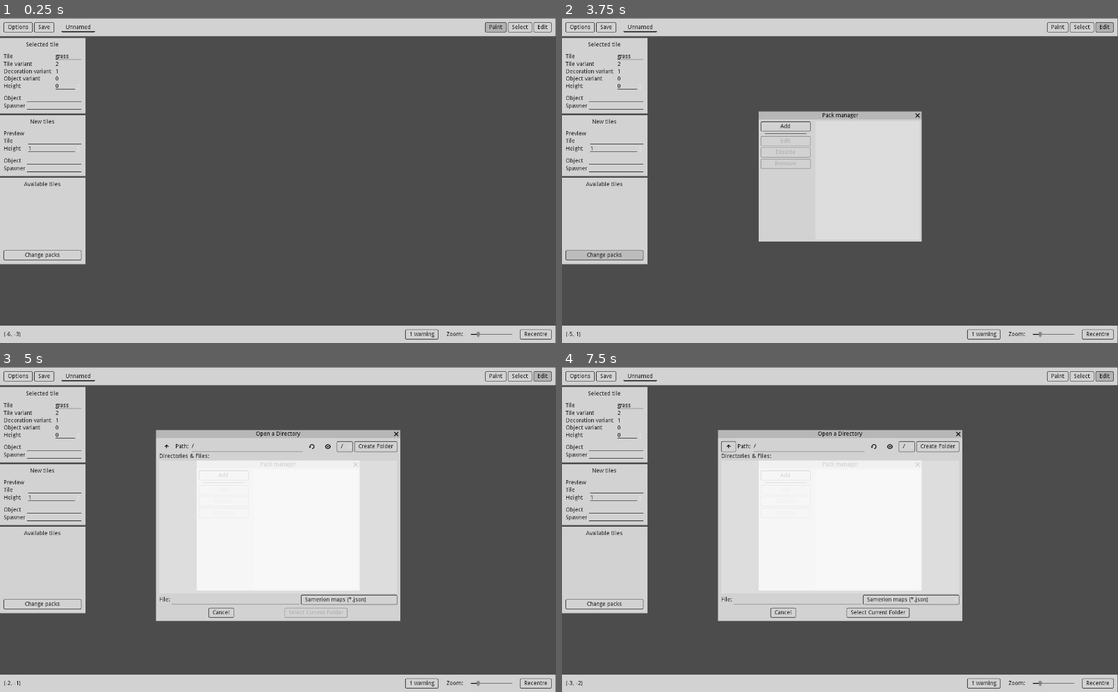
Above: before the commit, frames 1-4 (two rows, left to right).
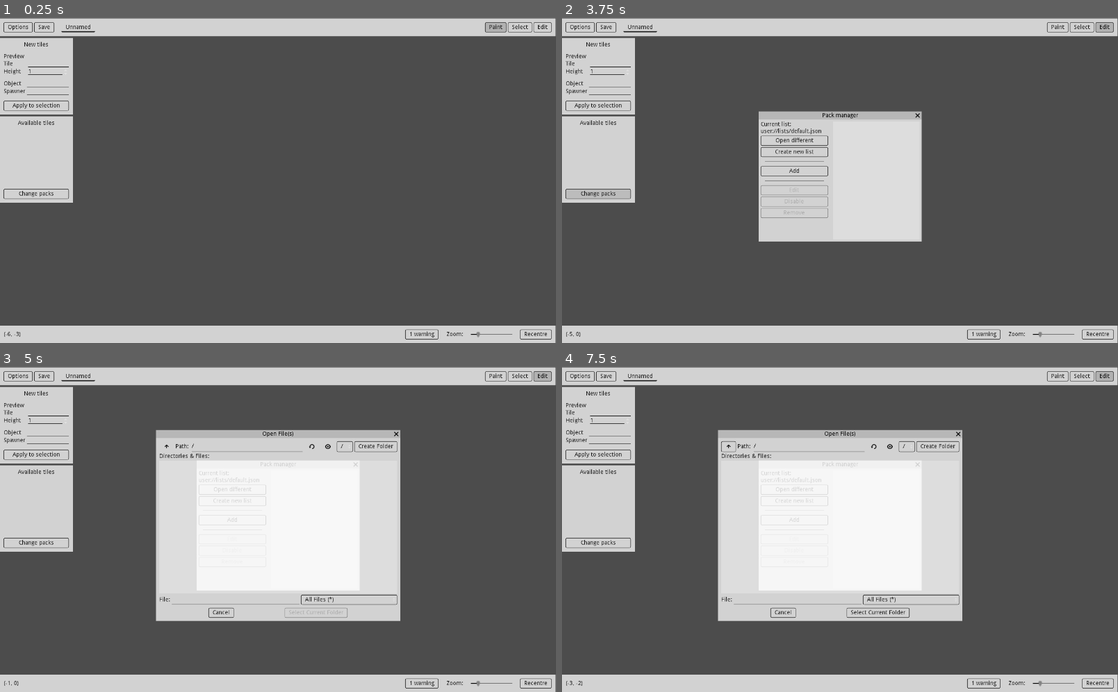
Above: after the commit, the same moments.

Repository: ArthaTi/SamerionTools
Game: Godot game, scene res://src/Editor/Editor.tscn
Same seed, same stepped clock (60 frames per second), same inputs: the game is played once before the commit and once after it.
Inputs (mouse positions are in pixels of both pictures, inside the frame that each line leads up to):
- Up to frame 1 (0.25 s): no input
- Up to frame 2 (3.75 s): click "Paint" at 0.5 s; click (600, 105) at 1.25 s, where only the run after the commit has a clickable "Apply to selection"; click "Select" at 2 s; click "Edit" at 2.75 s; click "Change packs" at 3.5 s
- Up to frame 3 (5 s): click "Add" at 4.25 s
- Up to frame 4 (7.5 s): click (795, 490) at 5 s, where only the run after the commit has a clickable "Open different"; click (795, 500) at 5.75 s, where only the run after the commit has a clickable "Create new list"; click (795, 500) at 6.5 s, where only the run after the commit has a clickable "Create new list"; click (728, 445) at 7.25 s

The runs differ from the first frame. In frame 1, 5.1% of the frame differs, in the area x 0-16%, y 5-76%; in frame 2, 6.0%, in the area x 0-48%, y 5-98%; in frame 3, 5.4%; in frame 4, 5.4%.

Commit message:
Add pack list support

Diff:
--- a/src/AreaDisplay/AreaDisplay.gd
+++ b/src/AreaDisplay/AreaDisplay.gd
@@ -22,7 +22,7 @@
 	# Return the tile
 	return coords[pos] if pos in coords else null
 
-func set_tile(pos: Vector2, tile: String, height: float = 1):
+func set_tile(pos: Vector2, tile: String, height: float = 1) -> Cell:
 
 	# Create the cell
 	var cell = Cell.new(tile, map.variant_seed + ((size.end.x-size.position.x)*pos.y + pos.x)*2)
@@ -32,6 +32,8 @@
 	cell.map_position = pos
 
 	import_cell(cell)
+
+	return cell
 
 func import_cell(cell):
 
--- a/src/AreaDisplay/Cell.gd
+++ b/src/AreaDisplay/Cell.gd
@@ -61,6 +61,8 @@
 
 	update_position()
 
+	PackLoader.connect("pack_loaded", self, "generate_variants", [0])
+
 # TODO: instead of bruting through cells, add a mapping of height-corrected coords somewhere
 func _unhandled_input(event: InputEvent) -> void:
 
@@ -82,7 +84,7 @@
 	if not is_in_group("selected"): return
 
 	# Get texture size
-	var texture_size := texture.get_size()
+	var texture_size := Vector2(target_size, target_size) / scale
 
 	# Draw the square
 	draw_rect(
--- a/src/Editor/AvailableTiles.gd
+++ b/src/Editor/AvailableTiles.gd
@@ -4,7 +4,14 @@
 
 	$Packs.connect("pressed", self, "open_pack_manager")
 
+	PackLoader.connect("list_changed", self, "list_changed")
 	PackLoader.connect("pack_loaded", self, "load_pack")
+
+	# Load packs
+	list_changed()
+	for pack in PackLoader.packs:
+
+		load_pack(pack)
 
 func open_pack_manager() -> void:
 
@@ -12,6 +19,14 @@
 
 	pack_manager.show()
 	pack_manager.grab_focus()
+
+func list_changed(_path = ""):
+
+	var tiles = $ScrollContainer/Tile
+
+	for child in tiles.get_children():
+
+		tiles.remove_child(child)
 
 func load_pack(path: String):
 
--- a/src/Editor/Editor.tres
+++ b/src/Editor/Editor.tres
@@ -188,7 +188,7 @@
 Button/styles/hover = SubResource( 3 )
 Button/styles/normal = SubResource( 4 )
 Button/styles/pressed = SubResource( 5 )
-HSeparator/constants/separation = 4
+HSeparator/constants/separation = 15
 HSeparator/styles/separator = SubResource( 18 )
 HSlider/icons/grabber = null
 HSlider/icons/grabber_disabled = null
--- a/src/Editor/Editor.tscn
+++ b/src/Editor/Editor.tscn
@@ -106,160 +106,16 @@
 
 [node name="Menus" type="VBoxContainer" parent="UI/Wrapper"]
 margin_top = 48.0
-margin_right = 211.0
-margin_bottom = 605.0
+margin_right = 180.0
+margin_bottom = 454.0
 size_flags_horizontal = 0
 __meta__ = {
 "_edit_use_anchors_": false
 }
 
-[node name="SelectedTiles" type="PanelContainer" parent="UI/Wrapper/Menus"]
-margin_right = 211.0
-margin_bottom = 186.0
-__meta__ = {
-"_edit_use_anchors_": false
-}
-
-[node name="Wrapper" type="VBoxContainer" parent="UI/Wrapper/Menus/SelectedTiles"]
-margin_left = 10.0
-margin_top = 10.0
-margin_right = 201.0
-margin_bottom = 176.0
-custom_constants/separation = 15
-
-[node name="Label" type="Label" parent="UI/Wrapper/Menus/SelectedTiles/Wrapper"]
-margin_right = 191.0
-margin_bottom = 14.0
-text = "Selected tile"
-align = 1
-
-[node name="Tile" type="GridContainer" parent="UI/Wrapper/Menus/SelectedTiles/Wrapper"]
-margin_top = 29.0
-margin_right = 191.0
-margin_bottom = 117.0
-custom_constants/hseparation = 10
-columns = 2
-__meta__ = {
-"_edit_use_anchors_": false
-}
-
-[node name="TileLabel" type="Label" parent="UI/Wrapper/Menus/SelectedTiles/Wrapper/Tile"]
-margin_right = 117.0
-margin_bottom = 14.0
-text = "Tile"
-
-[node name="Tile" type="LineEdit" parent="UI/Wrapper/Menus/SelectedTiles/Wrapper/Tile"]
-margin_left = 127.0
-margin_right = 191.0
-margin_bottom = 15.0
-size_flags_horizontal = 3
-text = "grass"
-caret_blink = true
-
-[node name="TileVariantLabel" type="Label" parent="UI/Wrapper/Menus/SelectedTiles/Wrapper/Tile"]
-margin_top = 19.0
-margin_right = 117.0
-margin_bottom = 33.0
-text = "Tile variant"
-
-[node name="TileVariant" type="Label" parent="UI/Wrapper/Menus/SelectedTiles/Wrapper/Tile"]
-margin_left = 127.0
-margin_top = 19.0
-margin_right = 191.0
-margin_bottom = 33.0
-text = "2"
-__meta__ = {
-"_edit_use_anchors_": false
-}
-
-[node name="DecorationLabel" type="Label" parent="UI/Wrapper/Menus/SelectedTiles/Wrapper/Tile"]
-margin_top = 37.0
-margin_right = 117.0
-margin_bottom = 51.0
-text = "Decoration variant"
-
-[node name="Decoration" type="Label" parent="UI/Wrapper/Menus/SelectedTiles/Wrapper/Tile"]
-margin_left = 127.0
-margin_top = 37.0
-margin_right = 191.0
-margin_bottom = 51.0
-text = "1"
-
-[node name="ObjectVariantLabel" type="Label" parent="UI/Wrapper/Menus/SelectedTiles/Wrapper/Tile"]
-margin_top = 55.0
-margin_right = 117.0
-margin_bottom = 69.0
-text = "Object variant"
-__meta__ = {
-"_edit_use_anchors_": false
-}
-
-[node name="DecorationLabel3" type="Label" parent="UI/Wrapper/Menus/SelectedTiles/Wrapper/Tile"]
-margin_left = 127.0
-margin_top = 55.0
-margin_right = 191.0
-margin_bottom = 69.0
-text = "0"
-__meta__ = {
-"_edit_use_anchors_": false
-}
-
-[node name="HeightLabel" type="Label" parent="UI/Wrapper/Menus/SelectedTiles/Wrapper/Tile"]
-margin_top = 73.0
-margin_right = 117.0
-margin_bottom = 87.0
-text = "Height"
-
-[node name="Height" type="SpinBox" parent="UI/Wrapper/Menus/SelectedTiles/Wrapper/Tile"]
-margin_left = 127.0
-margin_top = 73.0
-margin_right = 191.0
-margin_bottom = 88.0
-size_flags_horizontal = 3
-min_value = -100.0
-step = 0.1
-allow_greater = true
-allow_lesser = true
-
-[node name="Object" type="GridContainer" parent="UI/Wrapper/Menus/SelectedTiles/Wrapper"]
-margin_top = 132.0
-margin_right = 191.0
-margin_bottom = 166.0
-columns = 2
-__meta__ = {
-"_edit_use_anchors_": false
-}
-
-[node name="ObjectLabel" type="Label" parent="UI/Wrapper/Menus/SelectedTiles/Wrapper/Object"]
-margin_right = 53.0
-margin_bottom = 14.0
-text = "Object"
-
-[node name="Object" type="LineEdit" parent="UI/Wrapper/Menus/SelectedTiles/Wrapper/Object"]
-margin_left = 57.0
-margin_right = 191.0
-margin_bottom = 15.0
-size_flags_horizontal = 3
-caret_blink = true
-
-[node name="SpawnerLabel" type="Label" parent="UI/Wrapper/Menus/SelectedTiles/Wrapper/Object"]
-margin_top = 19.0
-margin_right = 53.0
-margin_bottom = 33.0
-text = "Spawner"
-
-[node name="Spawner" type="LineEdit" parent="UI/Wrapper/Menus/SelectedTiles/Wrapper/Object"]
-margin_left = 57.0
-margin_top = 19.0
-margin_right = 191.0
-margin_bottom = 34.0
-size_flags_horizontal = 3
-caret_blink = true
-
 [node name="NewTiles" type="PanelContainer" parent="UI/Wrapper/Menus"]
-margin_top = 190.0
-margin_right = 211.0
-margin_bottom = 340.0
+margin_right = 180.0
+margin_bottom = 189.0
 grow_horizontal = 0
 script = ExtResource( 8 )
 __meta__ = {
@@ -269,20 +125,20 @@
 [node name="Wrapper" type="VBoxContainer" parent="UI/Wrapper/Menus/NewTiles"]
 margin_left = 10.0
 margin_top = 10.0
-margin_right = 201.0
-margin_bottom = 140.0
+margin_right = 170.0
+margin_bottom = 179.0
 mouse_filter = 2
 custom_constants/separation = 15
 
 [node name="Label" type="Label" parent="UI/Wrapper/Menus/NewTiles/Wrapper"]
-margin_right = 191.0
+margin_right = 160.0
 margin_bottom = 14.0
 text = "New tiles"
 align = 1
 
 [node name="Tile" type="GridContainer" parent="UI/Wrapper/Menus/NewTiles/Wrapper"]
 margin_top = 29.0
-margin_right = 191.0
+margin_right = 160.0
 margin_bottom = 81.0
 custom_constants/hseparation = 10
 columns = 2
@@ -297,7 +153,7 @@
 
 [node name="Preview" type="TextureRect" parent="UI/Wrapper/Menus/NewTiles/Wrapper/Tile"]
 margin_left = 60.0
-margin_right = 191.0
+margin_right = 160.0
 margin_bottom = 14.0
 stretch_mode = 6
 
@@ -310,7 +166,7 @@
 [node name="Tile" type="LineEdit" parent="UI/Wrapper/Menus/NewTiles/Wrapper/Tile"]
 margin_left = 60.0
 margin_top = 18.0
-margin_right = 191.0
+margin_right = 160.0
 margin_bottom = 33.0
 size_flags_horizontal = 3
 caret_blink = true
@@ -324,7 +180,7 @@
 [node name="Height" type="SpinBox" parent="UI/Wrapper/Menus/NewTiles/Wrapper/Tile"]
 margin_left = 60.0
 margin_top = 37.0
-margin_right = 191.0
+margin_right = 160.0
 margin_bottom = 52.0
 size_flags_horizontal = 3
 min_value = -100.0
@@ -334,7 +190,7 @@
 
 [node name="Object" type="GridContainer" parent="UI/Wrapper/Menus/NewTiles/Wrapper"]
 margin_top = 96.0
-margin_right = 191.0
+margin_right = 160.0
 margin_bottom = 130.0
 columns = 2
 __meta__ = {
@@ -348,7 +204,7 @@
 
 [node name="Object" type="LineEdit" parent="UI/Wrapper/Menus/NewTiles/Wrapper/Object"]
 margin_left = 57.0
-margin_right = 191.0
+margin_right = 160.0
 margin_bottom = 15.0
 size_flags_horizontal = 3
 caret_blink = true
@@ -362,16 +218,23 @@
 [node name="Spawner" type="LineEdit" parent="UI/Wrapper/Menus/NewTiles/Wrapper/Object"]
 margin_left = 57.0
 margin_top = 19.0
-margin_right = 191.0
+margin_right = 160.0
 margin_bottom = 34.0
 size_flags_horizontal = 3
 caret_blink = true
 
+[node name="Apply" type="Button" parent="UI/Wrapper/Menus/NewTiles/Wrapper"]
+margin_top = 145.0
+margin_right = 160.0
+margin_bottom = 169.0
+text = "Apply to selection"
+
 [node name="Pack" type="PanelContainer" parent="UI/Wrapper/Menus"]
-margin_top = 344.0
-margin_right = 211.0
-margin_bottom = 557.0
+margin_top = 193.0
+margin_right = 180.0
+margin_bottom = 406.0
 grow_horizontal = 0
+rect_min_size = Vector2( 180, 0 )
 __meta__ = {
 "_edit_use_anchors_": false
 }
@@ -379,20 +242,20 @@
 [node name="Wrapper" type="VBoxContainer" parent="UI/Wrapper/Menus/Pack"]
 margin_left = 10.0
 margin_top = 10.0
-margin_right = 201.0
+margin_right = 170.0
 margin_bottom = 203.0
 custom_constants/separation = 15
 script = ExtResource( 12 )
 
 [node name="Label" type="Label" parent="UI/Wrapper/Menus/Pack/Wrapper"]
-margin_right = 191.0
+margin_right = 160.0
 margin_bottom = 14.0
 text = "Available tiles"
 align = 1
 
 [node name="ScrollContainer" type="ScrollContainer" parent="UI/Wrapper/Menus/Pack/Wrapper"]
 margin_top = 29.0
-margin_right = 191.0
+margin_right = 160.0
 margin_bottom = 154.0
 rect_min_size = Vector2( 0, 125 )
 size_flags_horizontal = 3
@@ -400,7 +263,7 @@
 scroll_horizontal_enabled = false
 
 [node name="Tile" type="GridContainer" parent="UI/Wrapper/Menus/Pack/Wrapper/ScrollContainer"]
-margin_right = 191.0
+margin_right = 160.0
 margin_bottom = 125.0
 size_flags_horizontal = 3
 size_flags_vertical = 3
@@ -413,7 +276,7 @@
 
 [node name="Packs" type="Button" parent="UI/Wrapper/Menus/Pack/Wrapper"]
 margin_top = 169.0
-margin_right = 191.0
+margin_right = 160.0
 margin_bottom = 193.0
 text = "Change packs"
 
@@ -505,42 +368,71 @@
 }
 
 [node name="Buttons" type="VBoxContainer" parent="UI/PackManager/Split"]
-margin_right = 122.0
+margin_right = 165.0
 margin_bottom = 290.0
 
+[node name="CurrentList" type="Label" parent="UI/PackManager/Split/Buttons"]
+margin_right = 165.0
+margin_bottom = 14.0
+autowrap = true
+
+[node name="OpenList" type="Button" parent="UI/PackManager/Split/Buttons"]
+margin_top = 18.0
+margin_right = 165.0
+margin_bottom = 42.0
+text = "Open different"
+__meta__ = {
+"_edit_use_anchors_": false
+}
+
+[node name="CreateList" type="Button" parent="UI/PackManager/Split/Buttons"]
+margin_top = 46.0
+margin_right = 165.0
+margin_bottom = 70.0
+text = "Create new list"
+__meta__ = {
+"_edit_use_anchors_": false
+}
+
+[node name="Separator2" type="HSeparator" parent="UI/PackManager/Split/Buttons"]
+margin_top = 74.0
+margin_right = 165.0
+margin_bottom = 89.0
+
 [node name="Add" type="Button" parent="UI/PackManager/Split/Buttons"]
-margin_right = 122.0
-margin_bottom = 24.0
+margin_top = 93.0
+margin_right = 165.0
+margin_bottom = 117.0
 text = "Add"
 
 [node name="Separator" type="HSeparator" parent="UI/PackManager/Split/Buttons"]
-margin_top = 28.0
-margin_right = 122.0
-margin_bottom = 32.0
+margin_top = 121.0
+margin_right = 165.0
+margin_bottom = 136.0
 
 [node name="Edit" type="Button" parent="UI/PackManager/Split/Buttons"]
-margin_top = 36.0
-margin_right = 122.0
-margin_bottom = 60.0
+margin_top = 140.0
+margin_right = 165.0
+margin_bottom = 164.0
 disabled = true
 text = "Edit"
 
 [node name="Toggle" type="Button" parent="UI/PackManager/Split/Buttons"]
-margin_top = 64.0
-margin_right = 122.0
-margin_bottom = 88.0
+margin_top = 168.0
+margin_right = 165.0
+margin_bottom = 192.0
 disabled = true
 text = "Disable"
 
 [node name="Remove" type="Button" parent="UI/PackManager/Split/Buttons"]
-margin_top = 92.0
-margin_right = 122.0
-margin_bottom = 116.0
+margin_top = 196.0
+margin_right = 165.0
+margin_bottom = 220.0
 disabled = true
 text = "Remove"
 
 [node name="Packs" type="ItemList" parent="UI/PackManager/Split"]
-margin_left = 134.0
+margin_left = 177.0
 margin_right = 390.0
 margin_bottom = 290.0
 allow_reselect = true
@@ -557,9 +449,9 @@
 theme = ExtResource( 10 )
 window_title = "Open File(s)"
 resizable = true
+mode_overrides_title = false
 mode = 1
 access = 2
-filters = PoolStringArray( "*.json ; Samerion maps" )
 current_dir = "/"
 current_path = "/"
 __meta__ = {
--- a/src/Editor/NewTiles.gd
+++ b/src/Editor/NewTiles.gd
@@ -11,10 +11,13 @@
 	$Wrapper/Tile/Tile.connect("text_changed", self, "input")
 	$Wrapper/Tile/Height.connect("value_changed", self, "input")
 
+	# Connect buttons
+	$Wrapper/Apply.connect("pressed", self, "apply")
+
 	# Subscribe to tile updates
 	paint.connect("preview_cell_updated", self, "updated")
 
-func input(_text = ""):
+func input(_text = "") -> void:
 
 	preview.type = $Wrapper/Tile/Tile.text
 	preview.height = $Wrapper/Tile/Height.value
@@ -25,7 +28,7 @@
 	# Update tile preview
 	$Wrapper/Tile/Preview.texture = preview.texture
 
-func updated():
+func updated() -> void:
 
 	# Check if type changed
 	if $Wrapper/Tile/Tile.text != paint.preview_cell.type:
@@ -38,3 +41,11 @@
 	# Check if height changed
 	if $Wrapper/Tile/Height.value != paint.preview_cell.height:
 		$Wrapper/Tile/Height.value = paint.preview_cell.height
+
+func apply() -> void:
+
+	# Get each selected tool
+	for cell in get_tree().get_nodes_in_group("selected"):
+
+		# Paint them and select
+		EditorApi.tools.get_node("Paint").paint_tile(cell.map_position).select()
--- a/src/Editor/PackManager.gd
+++ b/src/Editor/PackManager.gd
@@ -3,14 +3,48 @@
 func _ready() -> void:
 
 	# Connect buttons
+	$Buttons/OpenList.connect("pressed", self, "change_list")
+	$Buttons/CreateList.connect("pressed", self, "change_list", [true])
 	$Buttons/Add.connect("pressed", self, "add_pack")
 
 	# Connect list
 	$Packs.connect("item_selected", self, "disable", [false])
 	$Packs.connect("nothing_selected", self, "disable", [0, true])
 
-	# Wait for new packs
+	# Wait for changes to the list
+	PackLoader.connect("list_changed", self, "list_changed")
 	PackLoader.connect("pack_loaded", self, "list_pack")
+	list_changed(PackLoader.pack_list)
+
+func list_changed(to: String):
+
+	$Buttons/CurrentList.text = "Current list: " + to
+
+	# Clear the pack list
+	$Packs.clear()
+
+func change_list(new = false):
+
+	# Open file picker
+	var file_dialog = $"../../FileDialog"
+
+	file_dialog.window_title = "Create a list" if new else "Pick a list"
+	file_dialog.mode = FileDialog.MODE_SAVE_FILE if new else FileDialog.MODE_OPEN_FILE
+	file_dialog.add_filter("*.json; Pack list")
+
+	# Show the file dialog
+	file_dialog.show()
+	file_dialog.grab_focus()
+	file_dialog.current_dir = OS.get_user_data_dir() + "/lists"
+
+	# Receive the path
+	var path = yield(file_dialog, "file_selected")
+
+	# Load it
+	PackLoader.load_list(path)
+
+	# Save it if creating new
+	if new: PackLoader.save_list()
 
 func add_pack() -> void:
 
@@ -29,6 +63,9 @@
 	# Load the pack
 	PackLoader.add_pack(path)
 
+	# Save the pack list
+	PackLoader.save_list()
+
 func list_pack(path: String) -> void:
 
 	$Packs.add_item(path)
--- a/src/Tools/Paint.gd
+++ b/src/Tools/Paint.gd
@@ -73,19 +73,13 @@
 			if not erase:
 
 				# Place the tile
-				EditorApi.area_display.set_tile(
-					preview_cell.map_position,
-					preview_cell.type,
-					preview_cell.height
-				)
+				paint_tile(preview_cell.map_position)
 
 			# Erasing
 			else:
 
 				# Remove the tile
-				EditorApi.area_display.reset_cell(
-					preview_cell.map_position
-				)
+				EditorApi.area_display.reset_cell(preview_cell.map_position)
 
 	if not active: return
 
@@ -133,6 +127,17 @@
 				# Set if pressed or not
 				is_pressed = event.is_pressed()
 
+func paint_tile(pos: Vector2) -> Cell:
+
+	if not preview_cell.type: return null
+
+	# Place the tile
+	return EditorApi.area_display.set_tile(
+		pos,
+		preview_cell.type,
+		preview_cell.height
+	)
+
 func pack_loaded(_path: String):
 
 	emit_signal("preview_cell_updated")
--- a/src/singletons/PackLoader.gd
+++ b/src/singletons/PackLoader.gd
@@ -1,9 +1,19 @@
 extends Node
 
+var pack_list = "user://lists/default.json" setget load_list
 var packs := []
-var pack_flags := {}
 
+signal list_changed(path)
 signal pack_loaded(path)
+
+func _ready() -> void:
+
+	var directory := Directory.new()
+
+	if not directory.dir_exists("user://lists/"):
+		directory.make_dir("user://lists/")
+
+	load_list()
 
 func _process(delta: float) -> void:
 
@@ -20,6 +30,51 @@
 	else:
 
 		EditorApi.status_bar.remove_warning("missing-tile")
+
+func load_list(path: String = pack_list) -> bool:
+
+	# Assign the pack list
+	pack_list = path
+	emit_signal("list_changed", pack_list)
+
+	# Clear pack list
+	packs.clear()
+
+	var file = File.new()
+
+	# Check if the file exists
+	if not file.file_exists(pack_list): return false
+
+	# Open the file
+	file.open(pack_list, File.READ)
+
+	# Read the data
+	var text = file.get_as_text()
+
+	# Close the file
+	file.close()
+
+	# Parse the content
+	var content = JSON.parse(text).result
+
+	# Get each item
+	for item in content:
+
+		add_pack(item)
+
+	return true
+
+func save_list() -> void:
+
+	# Open the file
+	var file = File.new()
+	file.open(pack_list, File.WRITE)
+
+	# Write the data
+	file.store_string(JSON.print(packs))
+
+	# Close the file
+	file.close()
 
 func add_pack(location: String) -> void:
 
